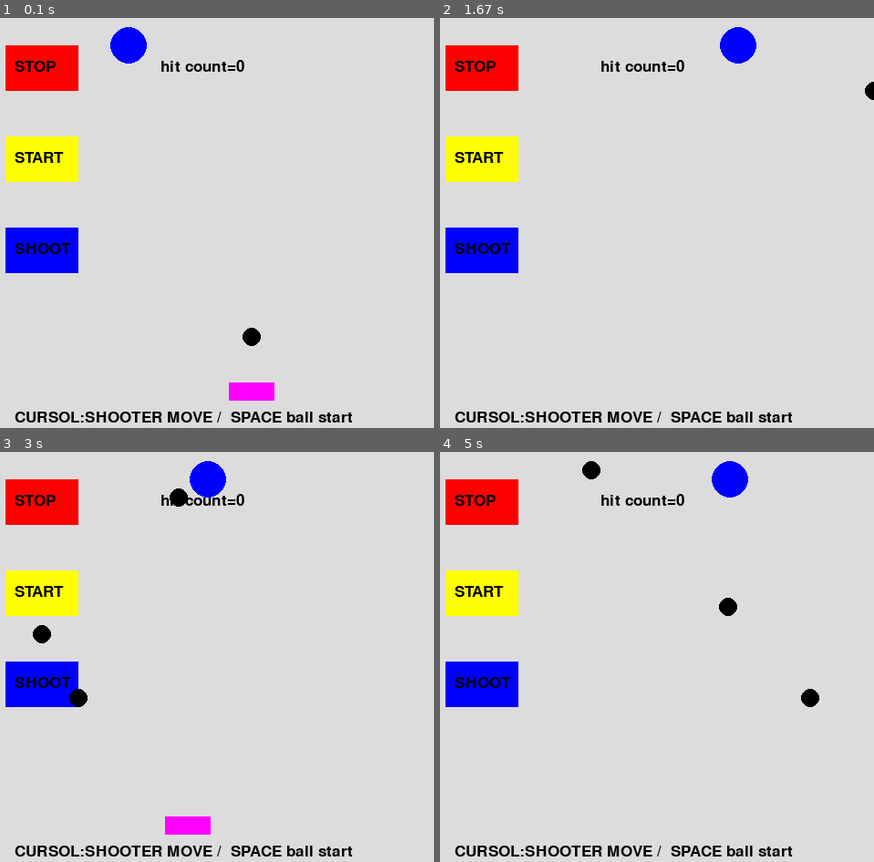
Above: before the commit, frames 1-4 (two rows, left to right).
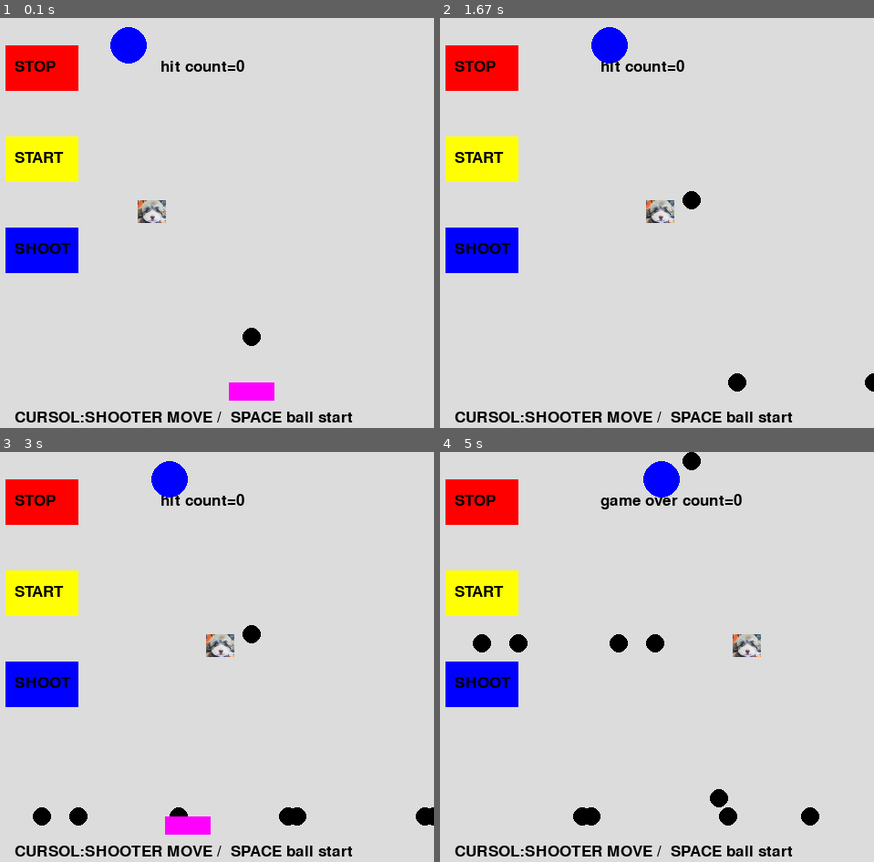
Above: after the commit, the same moments.

Repository: snc29654/pygame
Game: pygame game, started from shooting.py
Two runs of this game, one before a commit and one after it. Both use one fixed random seed, a clock stepped at 60 frames per second and the inputs below.
Inputs:
- Up to frame 1 (0.1 s): no input
- Up to frame 2 (1.67 s): click "STOP" at 0.38 s; hold Right 0.67-1.13 s; tap Space at 0.73, 1.03 s
- Up to frame 3 (3 s): hold Left 1.67-2.2 s; tap Space at 1.73, 2.03, 2.3, 2.6, 2.73 s; hold Left 2.23-2.63 s; hold Right from 2.67 s (still down)
- Up to frame 4 (5 s): tap Space at 3.03, 3.73, 4.03, 4.23, 4.53, 4.73 s; release Right at 3.3 s; click "START" at 3.38 s; hold Left 3.67-4.13 s; hold Right 4.17-4.63 s; hold Right from 4.67 s (still down)

The runs differ from the first frame. In frame 1, 0.3% of the frame differs, in the area x 31-39%, y 44-50%; in frame 2, 1.8%; in frame 3, 2.7%; in frame 4, 3.7%, in the area x 7-88%, y 0-92%.

Commit message:
写真の壁を作る

Diff:
--- a/shooting.py
+++ b/shooting.py
@@ -1,6 +1,11 @@
 from pygame.locals import *
 import sys
 import pygame
+
+WIDTH  = 640        # 幅
+HEIGHT = 400        # 高さ
+
+
 def main():
     pygame.init()
     main_surface = pygame.display.set_mode((500, 500))
@@ -16,6 +21,8 @@
     text4 = font.render("CURSOL:SHOOTER MOVE /  SPACE ball start   ", True, (0,0,0))
     texthit = font.render("HIT!", True, (0,0,0))
     x=150
+    xk=150
+    yk=200
     y = 30
     x2=300
     by0 =400
@@ -28,6 +35,7 @@
     bx32=300
     y3 =400
     xystate=0
+    khit=0
 
     bxt=[0,1,2,3,4,5,6,7,8,9]
     byt=[0,1,2,3,4,5,6,7,8,9]
@@ -36,11 +44,13 @@
         bxt[i]=300
         byt[i]=400
 
+
     hit_count=0
     stop=0
     hit=0
     going = True
     state = 0
+    kstate = 0
     bstate = 0
     while going:
         pressed = pygame.key.get_pressed()
@@ -67,7 +77,7 @@
                     xystate += 1
                     if(xystate==9):
                         xystate=0
-                    stop=0
+                    #stop=0
 
 
             if event.type == pygame.MOUSEBUTTONDOWN:
@@ -81,15 +91,18 @@
                     xystate += 1
                     if(xystate==9):
                         xystate=0
-                    stop=0
 
 
         for i in range(10):
             if(((bxt[i]>(x-target_size))and(bxt[i]<(x+target_size)))
              and((byt[i]>(y-target_size))and(byt[i]<(y+target_size)))):
-                print("hit")
                 hit=1
 
+        for i in range(10):
+            if(((bxt[i]>(xk-target_size))and(bxt[i]<(xk+target_size)))
+             and((byt[i]>(yk-target_size))and(byt[i]<(yk+target_size)))):
+                stop=1
+                khit=1
 
 
 
@@ -103,12 +116,13 @@
         by0 -=10
         by1 -=10
         by2 -=10
-        for i in range(10):
-            byt[i]-=10
 
         if(stop==1):
             pass
         else:
+            for i in range(10):
+                byt[i]-=10
+
             if(state==0):
                 x += 3
                 if(x>400):
@@ -117,6 +131,22 @@
                   x -= 3
                   if(x<150):
                     state=0
+
+            if(kstate==0):
+                xk += 5
+                if(xk>400):
+                    kstate=1
+            if(kstate==1):
+                  xk -= 5
+                  if(xk<150):
+                    kstate=0
+
+
+
+        img = pygame.transform.rotozoom(pygame.image.load("char.jpg"), 0, 0.2)
+
+        main_surface.blit(img, (xk,yk))
+
 
         pygame.draw.circle(main_surface, (0,0,255), (x, y), target_size)
 
@@ -137,8 +167,10 @@
             target_size-=1
             if(target_size<10):
                 target_size=20
-
-        texthit = font.render("hit count="+str(hit_count), True, (0,0,0))
+        if(khit==1):
+            texthit = font.render("game over count="+str(hit_count), True, (0,0,0))
+        else:
+            texthit = font.render("hit count="+str(hit_count), True, (0,0,0))
         main_surface.blit(texthit, (200,45))
         pygame.display.update()
         clock.tick(50)
